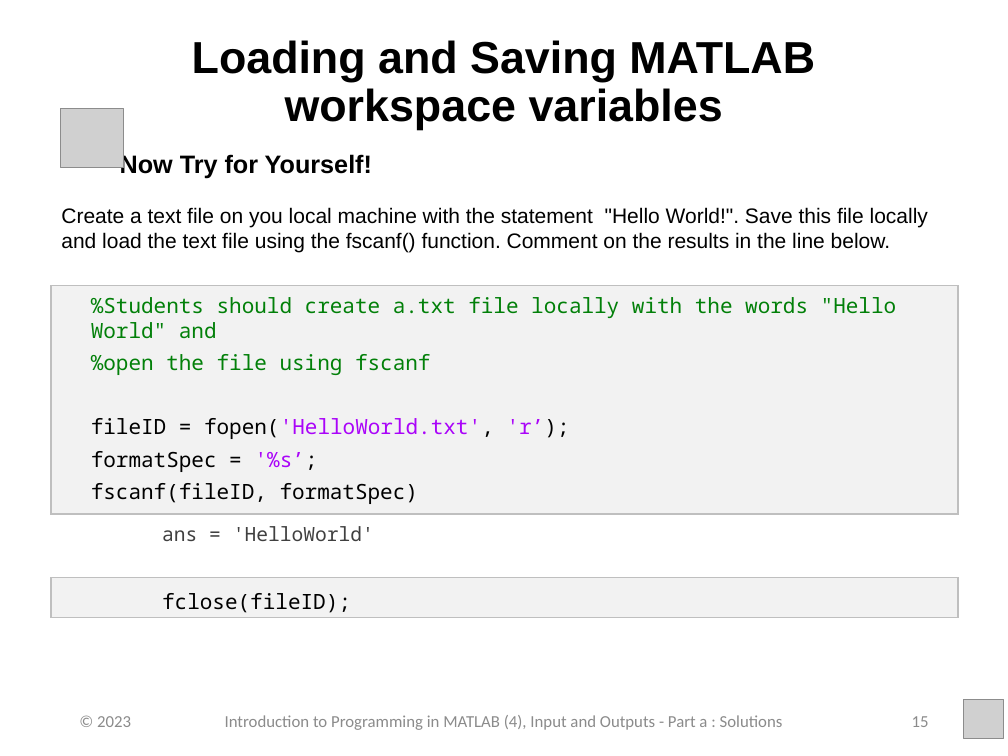
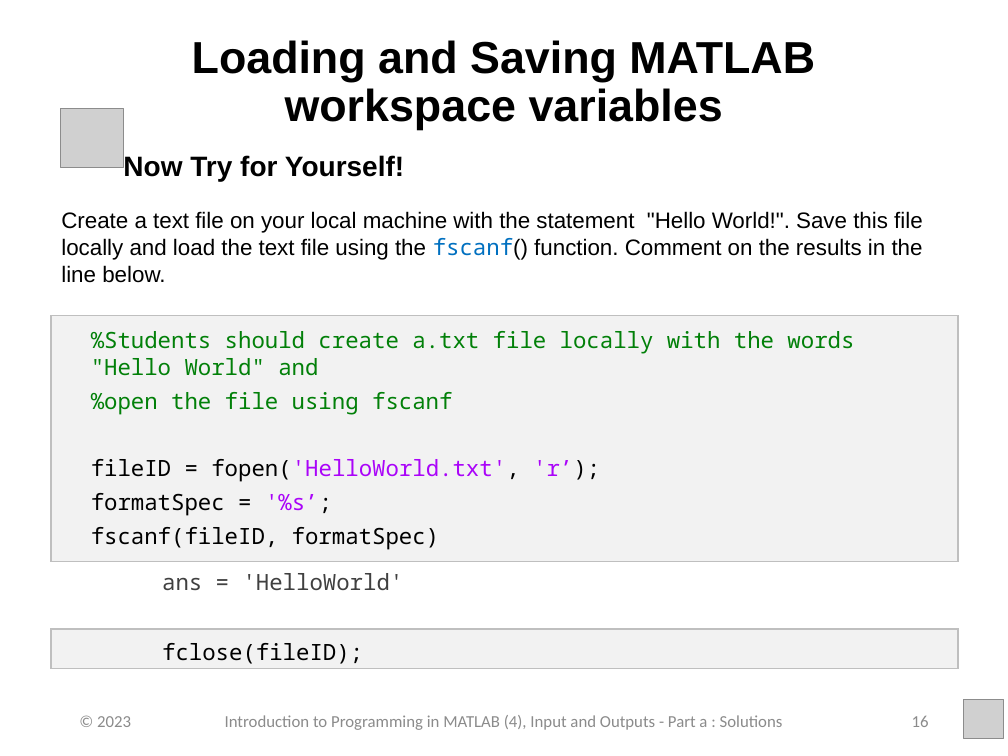
Before and after one commit to jedekoru/Introduction-to-Programming-in-MATLAB, a slide deck: slide 16 of Week 4 - Inputs and Outputs/PowerPoint Presentations/Week_4_Part_1_Inputs_and_Outputs.pptx (slide 15 before the commit). Drawn at 1008x756 pixels with LibreOffice and Linux fonts; fonts in the diff are those of the drawing; grey boxes stand for pictures. Boxes give left, top, right and bottom in pixels: in the first picture for what was removed or moved away, otherwise in the second. Text is boxed around its words. In the diff, an @@ line names an element or a change of style, - is before the commit and + after.

```diff
--- a/Week 4 - Inputs and Outputs/PowerPoint Presentations/Week_4_Part_1_Inputs_and_Outputs.pptx
+++ b/Week 4 - Inputs and Outputs/PowerPoint Presentations/Week_4_Part_1_Inputs_and_Outputs.pptx
@@ text at (x1=91, y1=154, x2=854, y2=664): size 18 to 20 pt in "Now Try for Yourself!"; size 15 to 16 pt in "%Students should create a.txt file locally with ...", "%open the file using fscanf", "fileID = fopen('HelloWorld.txt', 'r’);", "formatSpec = '%s’;" and 2 more places; size 14 to 16 pt in "ans = 'HelloWorld'" @@
@@ text at (x1=61, y1=211, x2=923, y2=283): text changed; size 15 to 16 pt @@
-  Create a text file on you local machine with the statement "Hello World!". Save this file locally and load the text file using the fscanf() function. Comment on the results in the line below.
+  Create a text file on your local machine with the statement "Hello World!". Save this file locally and load the text file using the fscanf() function. Comment on the results in the line below.
@@ rectangle resized from (x1=51, y1=285, x2=959, y2=514) to (x1=51, y1=316, x2=959, y2=561) @@
@@ rectangle moved from (x1=51, y1=578, x2=959, y2=617) to (x1=51, y1=629, x2=959, y2=668) @@
@@ page number at (x1=912, y1=716, x2=929, y2=727): text changed @@
-15
+16
```
Also in this commit, not shown: 14 other slides changed, 1 slide added, 42 other files.
